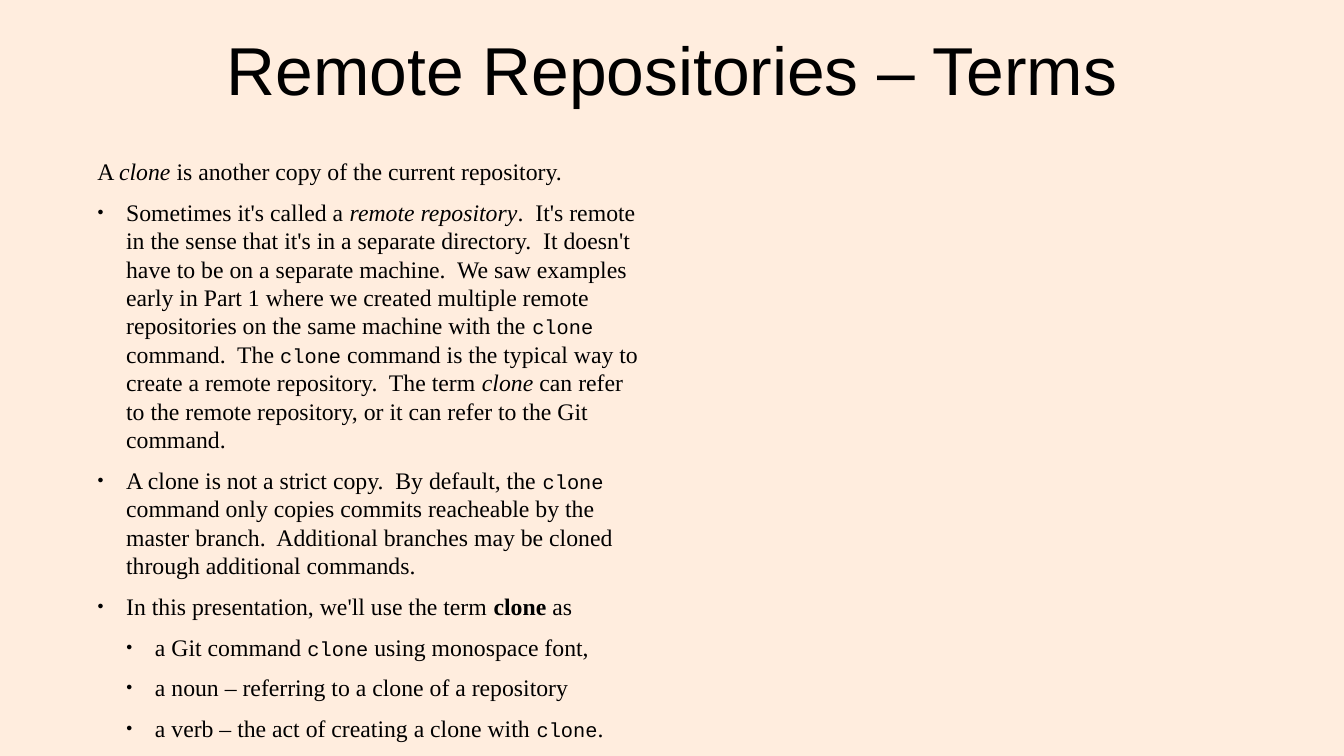
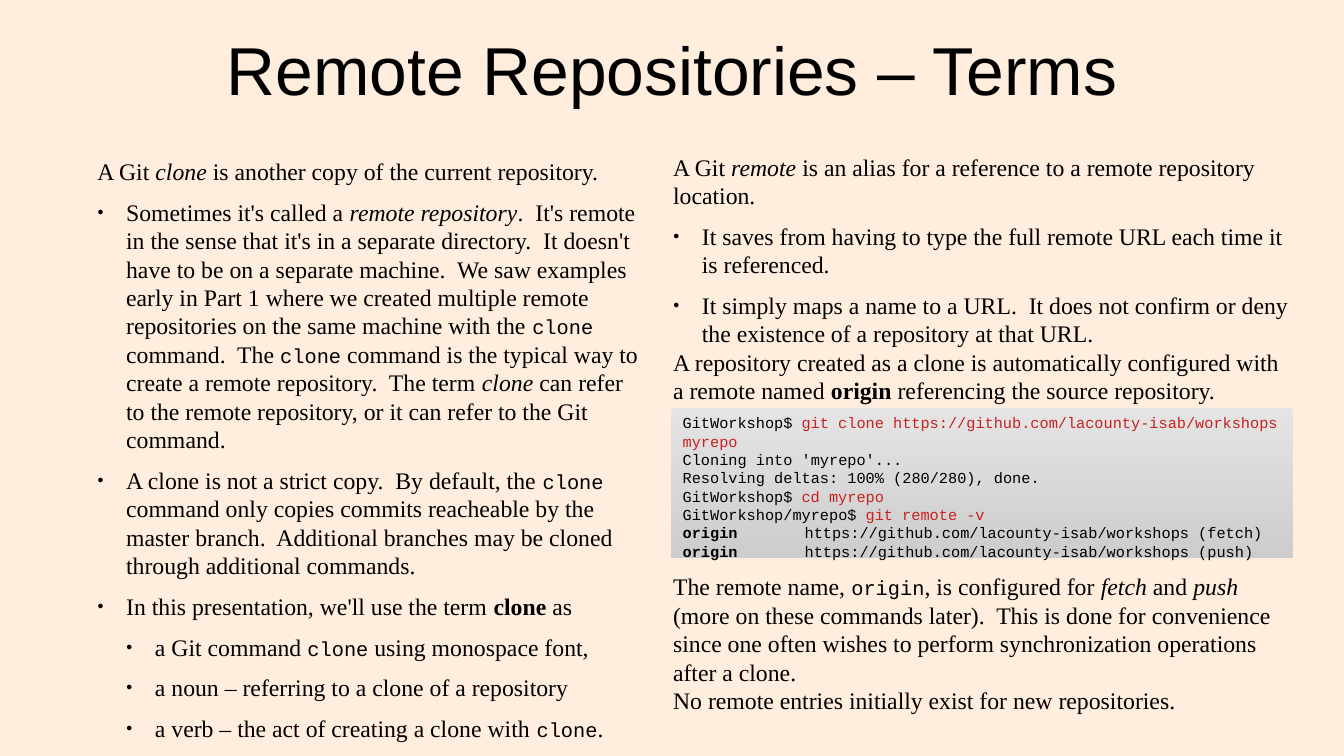
Before and after one commit to lacounty-isab/workshops, a slide deck: slide 20 of git/GitWorkshop2.odp. Drawn at 1344x756 pixels with LibreOffice and Linux fonts; fonts in the diff are those of the drawing. Boxes give left, top, right and bottom in pixels: in the first picture for what was removed or moved away, otherwise in the second. Text is boxed around its words. In the diff, an @@ line names an element or a change of style, - is before the commit and + after.

```diff
--- a/git/GitWorkshop2.odp
+++ b/git/GitWorkshop2.odp
@@ text at (x1=97, y1=163, x2=599, y2=185): text changed @@
-A clone is another copy of the current repository.
+A Git clone is another copy of the current repository.
@@ text added at (x1=673, y1=159, x2=1288, y2=405), 14 pt, text #000000 @@
+A Git remote is an alias for a reference to a remote repository location.
+● It saves from having to type the full remote URL each time it is referenced.
+● It simply maps a name to a URL. It does not confirm or deny the existence of a repository at that URL.
+A repository created as a clone is automatically configured with a remote named origin referencing the source repository.
@@ rectangle added at (x1=671, y1=407, x2=1293, y2=557), fill gradient #E5E5E5 to #E4E4E4 to #E3E3E3, 9 pt, text #000000 @@
+GitWorkshop$ git clone https://github.com/lacounty-isab/workshops myrepo
+Cloning into 'myrepo'...
+Resolving deltas: 100% (280/280), done.
+GitWorkshop$ cd myrepo
+GitWorkshop/myrepo$ git remote -v
+origin https://github.com/lacounty-isab/workshops (fetch)
+origin https://github.com/lacounty-isab/workshops (push)
@@ text added at (x1=673, y1=578, x2=1271, y2=714), 14 pt, text #000000 @@
+The remote name, origin, is configured for fetch and push (more on these commands later). This is done for convenience since one often wishes to perform synchronization operations after a clone.
+No remote entries initially exist for new repositories.
```
Also in this commit, not shown: 1 other slide changed, 10 slides added, 8 other files.
